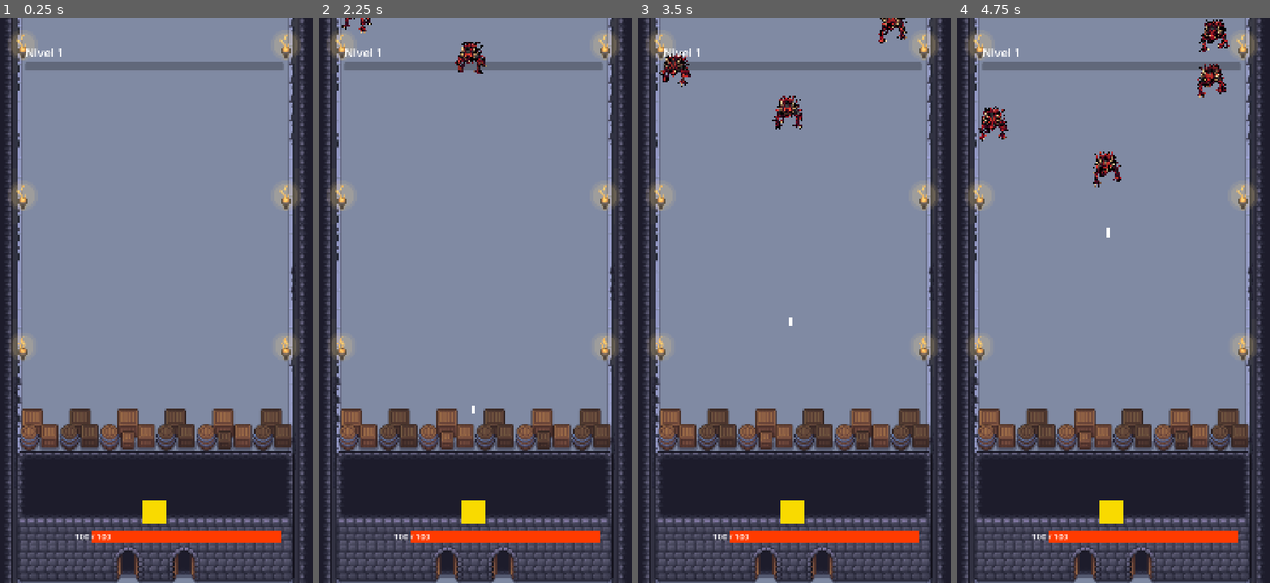
Above: before the commit, frames 1-4 (left to right).
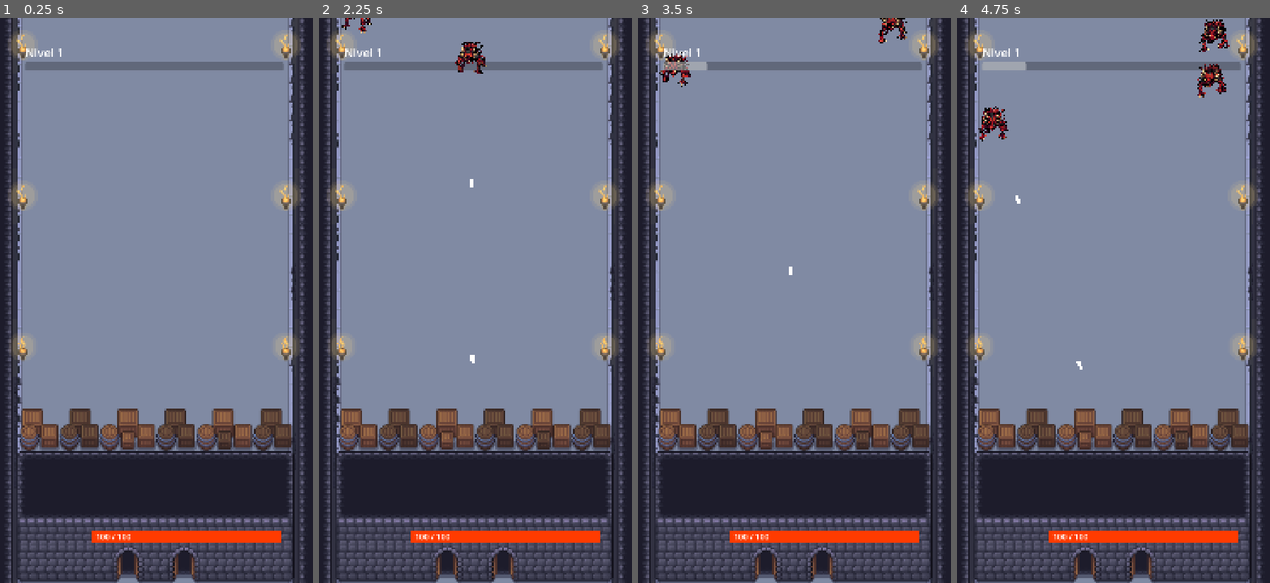
Above: after the commit, the same moments.

Repository: Blazquez-Dev/Gacha-Incremental
Game: Godot game, scene res://scenes/main.tscn
Same seed, same stepped clock (60 frames per second), same inputs: the game is played once before the commit and once after it.
Inputs:
- Up to frame 1 (0.25 s): no input
- Up to frame 2 (2.25 s): tap Enter at 0.5 s
- Up to frame 3 (3.5 s): no input
- Up to frame 4 (4.75 s): no input

The runs differ from the first frame. In frame 1, 0.4% of the frame differs, in the area x 23-54%, y 85-93%; in frame 2, 0.5%; in frame 3, 1.0%; in frame 4, 1.0%, in the area x 7-54%, y 7-93%.

Commit message:
heroe oculto y fogonazo

Diff:
--- a/gacha-incremental/scenes/hero.tscn
+++ b/gacha-incremental/scenes/hero.tscn
@@ -4,15 +4,11 @@
 [ext_resource type="PackedScene" uid="uid://de14xqrgjpqva" path="res://scenes/bullet.tscn" id="2_yvbpl"]
 
 [node name="Hero" type="Node2D" unique_id=1003991837]
+z_index = 2
 script = ExtResource("1_3uyx6")
 bullet_scene = ExtResource("2_yvbpl")
 fire_rate = 0.3
 
-[node name="Body" type="ColorRect" parent="." unique_id=2091470060]
-offset_left = -40.0
-offset_top = -40.0
-offset_right = 40.0
-offset_bottom = 40.0
-color = Color(0.9764706, 0.85490197, 0, 1)
+[node name="Timer" type="Timer" parent="." unique_id=1952816561]
 
-[node name="Timer" type="Timer" parent="." unique_id=1952816561]
+[node name="Flash" type="Polygon2D" parent="." unique_id=332531693]
--- a/gacha-incremental/scenes/main.tscn
+++ b/gacha-incremental/scenes/main.tscn
@@ -26,8 +26,8 @@
 centered = false
 
 [node name="Hero" parent="." unique_id=1003991837 instance=ExtResource("1_o5qli")]
-position = Vector2(540, 1680)
-fire_rate = 1.0
+position = Vector2(540, 1440)
+fire_rate = 0.5
 
 [node name="SpawnTimer" type="Timer" parent="." unique_id=657676523]
 
@@ -104,8 +104,9 @@
 anchors_preset = 15
 anchor_right = 1.0
 anchor_bottom = 1.0
+offset_left = 70.0
 offset_top = -11.5
-offset_right = -639.0
+offset_right = -569.0
 offset_bottom = 11.5
 grow_horizontal = 2
 grow_vertical = 2
--- a/gacha-incremental/scripts/hero.gd
+++ b/gacha-incremental/scripts/hero.gd
@@ -1,12 +1,22 @@
 extends Node2D
 
 @export var bullet_scene: PackedScene
-@export var fire_rate := 1.0
+@export var fire_rate := 0.5
 @export var damage := 1
 
 @onready var timer: Timer = $Timer
+@onready var flash: Polygon2D = $Flash
+
+var flash_tween: Tween
 
 func _ready():
+	flash.polygon = PackedVector2Array([
+		Vector2(-10, 0), Vector2(-26, -26), Vector2(-8, -22),
+		Vector2(0, -70), Vector2(8, -22), Vector2(26, -26),
+		Vector2(10, 0), Vector2(0, 8)
+	])
+	flash.color = Color(1.0, 0.85, 0.3)
+	flash.hide()
 	timer.wait_time = fire_rate
 	timer.timeout.connect(_shoot)
 	timer.start()
@@ -24,7 +34,7 @@
 	var target = _get_target()
 	if target == null:
 		return
-	var origin = global_position + Vector2(0, -50)
+	var origin = global_position
 	var bullet = bullet_scene.instantiate()
 	var travel_time = origin.distance_to(target.global_position) / bullet.speed
 	var aim_point = target.global_position + Vector2(0, target.speed * travel_time)
@@ -32,3 +42,17 @@
 	bullet.direction = (aim_point - origin).normalized()
 	bullet.damage = damage
 	get_parent().add_child(bullet)
+	_show_flash(bullet.direction)
+
+func _show_flash(dir: Vector2):
+	if flash_tween:
+		flash_tween.kill()
+	flash.rotation = dir.angle() + PI / 2
+	flash.scale = Vector2(0.6, 0.6)
+	flash.modulate = Color(1, 1, 1, 1)
+	flash.show()
+	flash_tween = create_tween()
+	flash_tween.set_parallel(true)
+	flash_tween.tween_property(flash, "scale", Vector2(1.2, 1.2), 0.08)
+	flash_tween.tween_property(flash, "modulate:a", 0.0, 0.08)
+	flash_tween.chain().tween_callback(flash.hide)
